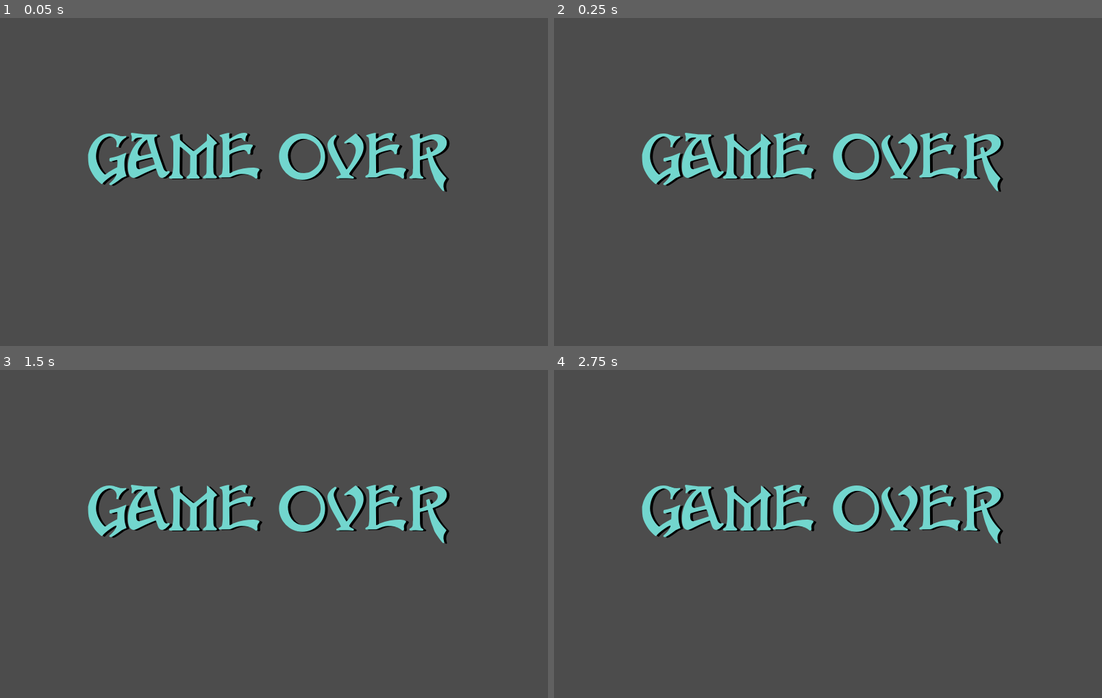
Above: before the commit, frames 1-4 (two rows, left to right).
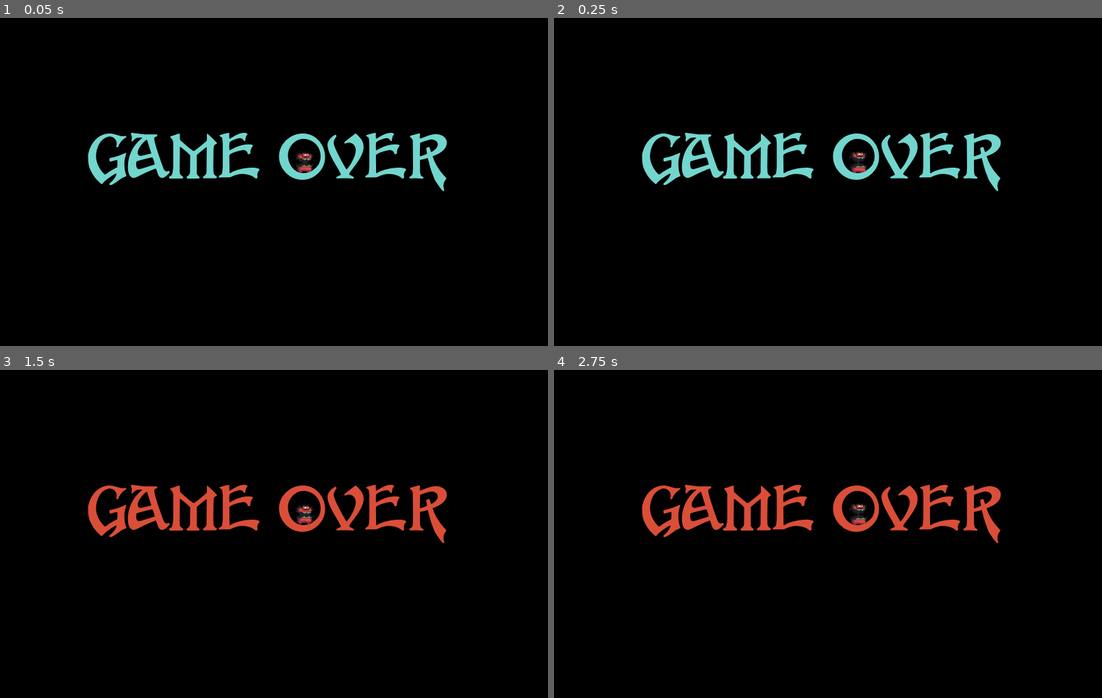
Above: after the commit, the same moments.

Repository: Narrop/Jame-Gam
Game: Godot game, scene res://scenes/menu/game_over.tscn
Same seed, same stepped clock (60 frames per second), same inputs: the game is played once before the commit and once after it. This scene is started directly instead of the project's main scene.
Inputs:
- Up to frame 1 (0.05 s): no input
- Up to frame 2 (0.25 s): no input
- Up to frame 3 (1.5 s): hold Right (ui_right) 0.53-1.28 s; hold Down (ui_down) from 1.28 s (still down)
- Up to frame 4 (2.75 s): release Down (ui_down) at 2.03 s; hold Right (ui_right) from 2.03 s (still down)

The runs differ from the first frame. In frame 1, 95% of the frame differs, in the area x 0-100%, y 0-100%; in frame 2, 95%; in frame 3, 99%; in frame 4, 99%.
Error before the commit: Invalid set index 'font_color' (on base: 'Label') with value of type 'Color'. (res://scenes/menu/game_over.gd:12)

Commit message:
finish game over

Diff:
--- a/scenes/menu/game_over.gd
+++ b/scenes/menu/game_over.gd
@@ -9,8 +9,8 @@
 # Called when the node enters the scene tree for the first time.
 func _ready():
 	$Timer.start()
-	$Label.font_color = Color(1,1,1,1)
-
+	#$Label.font_color = Color(1,1,1,1)
+	$Label.set("font_color",Color(0.447,0.839,0.807))
 
 # Called every frame. 'delta' is the elapsed time since the previous frame.
 #func _process(delta):
@@ -18,4 +18,12 @@
 
 
 func _on_Timer_timeout():
-	$Label.font_color = Color(218,78,56,207)
+	$Label.set("custom_colors/font_color",Color(0.854,0.305,0.219))
+	#$Label.set("custom_colors/font_color", Color(1,0,0))
+	#	$Label.font_color = Color(218,78,56,207)
+
+
+func _on_echap_pressed():
+	var error = get_tree().change_scene("res://scenes/menu/menu.tscn")
+	if (error != OK):
+		print('don\'t work');
--- a/scenes/menu/game_over.tscn
+++ b/scenes/menu/game_over.tscn
@@ -1,7 +1,32 @@
-[gd_scene load_steps=6 format=2]
+[gd_scene load_steps=14 format=2]
 
 [ext_resource path="res://scenes/menu/game_over.gd" type="Script" id=1]
 [ext_resource path="res://assets/Fonts/FantaisieArtistique.otf" type="DynamicFontData" id=2]
+[ext_resource path="res://assets/images/0x72_DungeonTilesetII_v1.4/frames/big_demon_idle_anim_f0.png" type="Texture" id=3]
+[ext_resource path="res://assets/images/0x72_DungeonTilesetII_v1.4/frames/big_demon_idle_anim_f1.png" type="Texture" id=4]
+[ext_resource path="res://assets/images/0x72_DungeonTilesetII_v1.4/frames/big_demon_idle_anim_f2.png" type="Texture" id=5]
+[ext_resource path="res://assets/images/0x72_DungeonTilesetII_v1.4/frames/big_demon_idle_anim_f3.png" type="Texture" id=6]
+
+[sub_resource type="Theme" id=3]
+ColorPickerButton/icons/bg = null
+
+[sub_resource type="StyleBoxFlat" id=9]
+bg_color = Color( 0, 0, 0, 1 )
+
+[sub_resource type="SpriteFrames" id=4]
+animations = [ {
+"frames": [ ExtResource( 6 ), ExtResource( 3 ), ExtResource( 4 ), ExtResource( 5 ) ],
+"loop": true,
+"name": "default",
+"speed": 8.0
+} ]
+
+[sub_resource type="InputEventAction" id=7]
+action = "ui_cancel"
+pressed = true
+
+[sub_resource type="ShortCut" id=10]
+shortcut = SubResource( 7 )
 
 [sub_resource type="DynamicFont" id=1]
 size = 150
@@ -9,13 +34,40 @@
 
 [sub_resource type="StyleBoxEmpty" id=2]
 
-[sub_resource type="Theme" id=3]
-ColorPickerButton/icons/bg = null
-
 [node name="game_over" type="Control"]
 anchor_right = 1.0
 anchor_bottom = 1.0
 script = ExtResource( 1 )
+__meta__ = {
+"_edit_use_anchors_": false
+}
+
+[node name="bg_game_over" type="Panel" parent="."]
+anchor_right = 1.0
+anchor_bottom = 1.0
+rect_pivot_offset = Vector2( 232, 163 )
+theme = SubResource( 3 )
+custom_styles/panel = SubResource( 9 )
+__meta__ = {
+"_edit_use_anchors_": false
+}
+
+[node name="Timer" type="Timer" parent="."]
+one_shot = true
+
+[node name="demon" type="AnimatedSprite" parent="."]
+position = Vector2( 667, 312 )
+scale = Vector2( 1.8125, 1.58767 )
+frames = SubResource( 4 )
+frame = 2
+playing = true
+
+[node name="echap" type="Button" parent="."]
+margin_left = 1929.0
+margin_top = 392.0
+margin_right = 1977.0
+margin_bottom = 412.0
+shortcut = SubResource( 10 )
 __meta__ = {
 "_edit_use_anchors_": false
 }
@@ -35,17 +87,5 @@
 "_edit_use_anchors_": false
 }
 
-[node name="bg_game_over" type="TextureRect" parent="."]
-anchor_right = 1.0
-anchor_bottom = 1.0
-rect_pivot_offset = Vector2( 232, 163 )
-theme = SubResource( 3 )
-__meta__ = {
-"_edit_use_anchors_": false
-}
-
-[node name="Timer" type="Timer" parent="."]
-wait_time = 1.923
-one_shot = true
-
 [connection signal="timeout" from="Timer" to="." method="_on_Timer_timeout"]
+[connection signal="pressed" from="echap" to="." method="_on_echap_pressed"]
--- a/scenes/menu/menu.tscn
+++ b/scenes/menu/menu.tscn
@@ -139,13 +139,13 @@
 [node name="knight" type="AnimatedSprite" parent="."]
 position = Vector2( 667, 327 )
 frames = SubResource( 13 )
-frame = 3
+frame = 2
 playing = true
 
 [node name="demon" type="AnimatedSprite" parent="."]
 position = Vector2( 570, 332 )
 frames = SubResource( 14 )
-frame = 1
+frame = 3
 playing = true
 
 [connection signal="gui_input" from="." to="." method="_on_menu_gui_input"]
Not shown: 1 places in scenes/menu/credit.tscn that only renumber resources
